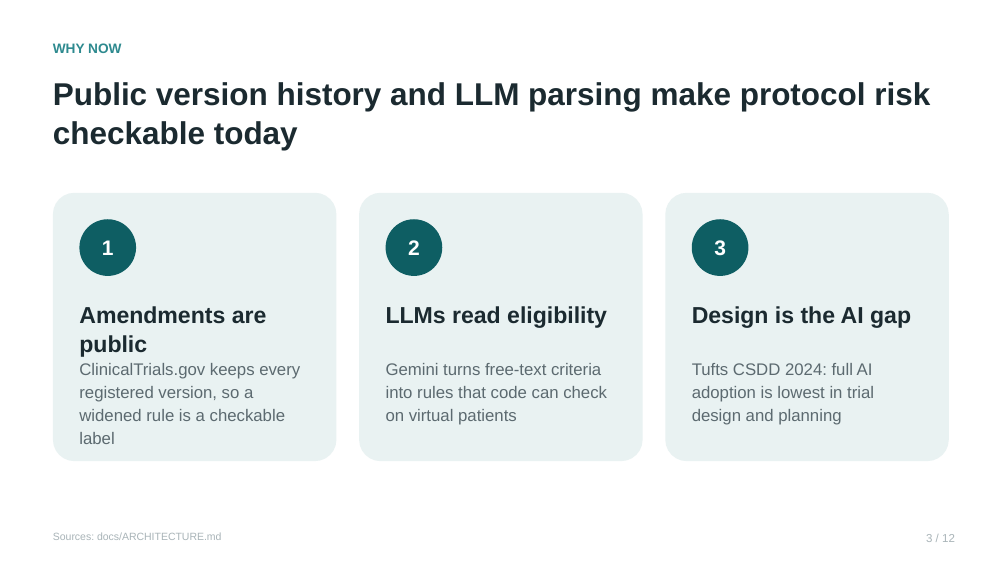
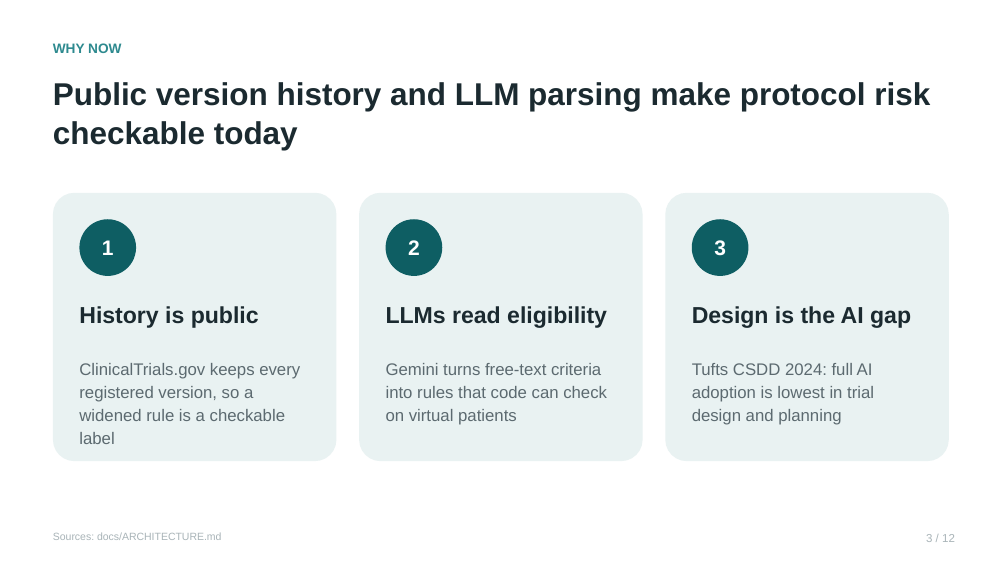
Before and after one commit to RaghulKS/Clinova, a slide deck: slide 3 of docs/deck/clinova.pptx. Drawn at 1008x567 pixels with LibreOffice and Linux fonts; fonts in the diff are those of the drawing. Boxes give left, top, right and bottom in pixels: in the first picture for what was removed or moved away, otherwise in the second. Text is boxed around its words. In the diff, an @@ line names an element or a change of style, - is before the commit and + after.

```diff
--- a/docs/deck/clinova.pptx
+++ b/docs/deck/clinova.pptx
@@ text at [79, 306, 259, 328]: text changed @@
-Amendments are public
+History is public
```
Also in this commit, not shown: 3 other slides changed, 11 other files.
